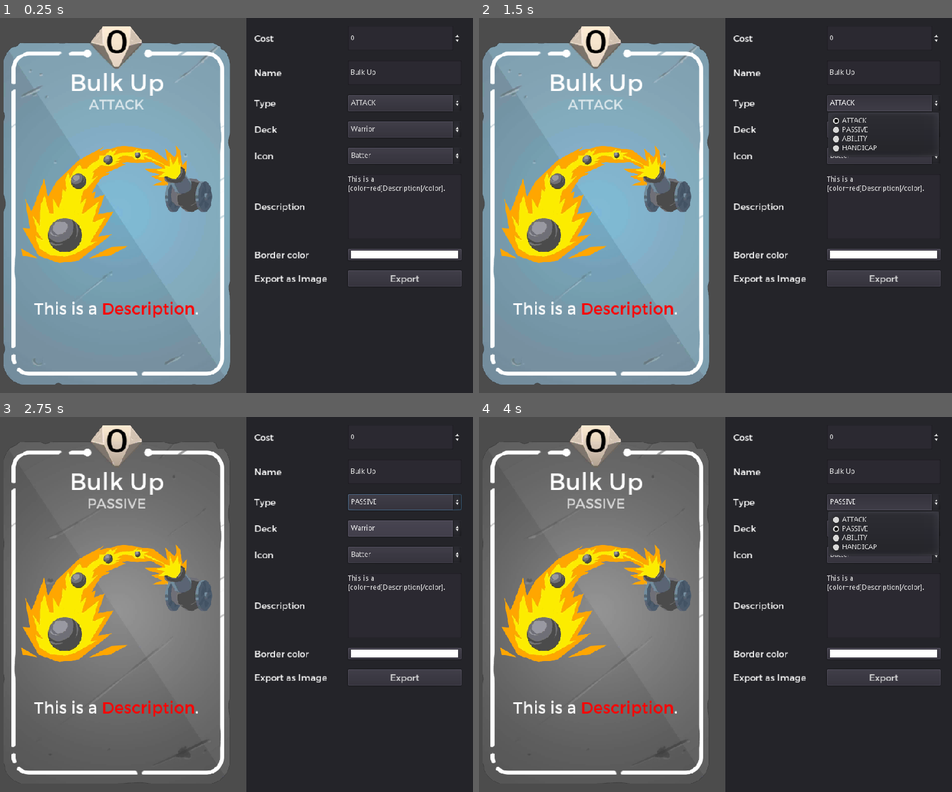
Above: before the commit, frames 1-4 (two rows, left to right).
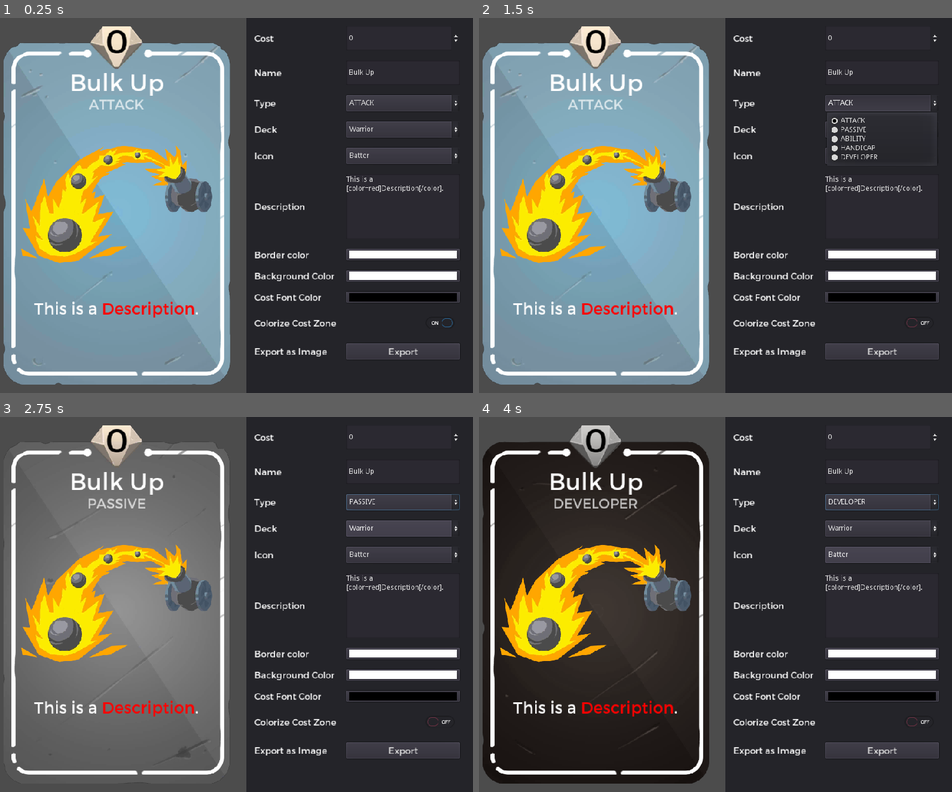
Above: after the commit, the same moments.

Repository: Blade67/DTCardEditor
Game: Godot game, scene res://Root.tscn
Two runs of this game, one before a commit and one after it. Both use one fixed random seed, a clock stepped at 60 frames per second and the inputs below.
Inputs (mouse positions are in pixels of both pictures, inside the frame that each line leads up to):
- Up to frame 1 (0.25 s): no input
- Up to frame 2 (1.5 s): click (881, 321) at 0.52 s; click "ATTACK" at 1.25 s
- Up to frame 3 (2.75 s): click "Warrior" at 2 s
- Up to frame 4 (4 s): click "PASSIVE" at 2.75 s; click "Batter" at 3.5 s

The runs differ from the first frame. In frame 1, 3.3% of the frame differs, in the area x 19-98%, y 2-92%; in frame 2, 3.5%; in frame 3, 3.3%; in frame 4, 40%, in the area x 0-98%, y 2-98%.

Commit message:
Added background color modulation.

Diff:
--- a/InputHandler.gd
+++ b/InputHandler.gd
@@ -7,6 +7,8 @@
 onready var CardIcon = $Viewport/GridContainer/Right/Panel/GridContainer/IconInput
 onready var CardDesc = $Viewport/GridContainer/Right/Panel/GridContainer/DescInput
 onready var CardBrdr = $Viewport/GridContainer/Right/Panel/GridContainer/ColrInput
+onready var CardBgrd = $Viewport/GridContainer/Right/Panel/GridContainer/BgrdInput
+onready var CardCcol = $Viewport/GridContainer/Right/Panel/GridContainer/CcolInput
 
 onready var Cost = $Viewport/GridContainer/MarginContainer/Left/Cost
 onready var Name = $Viewport/GridContainer/MarginContainer/Left/Name
@@ -17,6 +19,7 @@
 
 onready var Background = $Viewport/GridContainer/MarginContainer/Left/Background
 onready var Overlay = $Viewport/GridContainer/MarginContainer/Left/Overlay
+onready var CostOverlay = $Viewport/GridContainer/MarginContainer/Left/CostOverlay
 onready var _viewport = $Viewport
 
 func _ready() -> void:
@@ -26,6 +29,7 @@
     CardType.add_item("PASSIVE", 1)
     CardType.add_item("ABILITY", 2)
     CardType.add_item("HANDICAP", 3)
+    CardType.add_item("DEVELOPER", 4)
 
     # Deck
     CardDeck.add_item("Warrior", 0)
@@ -228,4 +232,24 @@
 
 
 func _on_ColrInput_picker_created() -> void:
-    $Viewport/GridContainer/Right/Panel/GridContainer/ColrInput.get_child(0).get_child(0).get_child(1).get_child(1).queue_free()
+    CardBrdr.get_child(0).get_child(0).get_child(1).get_child(1).queue_free()
+
+
+func _on_BgrdInput_color_changed(color: Color) -> void:
+    Background.modulate = color
+
+
+func _on_BgrdInput_picker_created() -> void:
+    CardBgrd.get_child(0).get_child(0).get_child(1).get_child(1).queue_free()
+
+
+func _on_CcolInput_color_changed(color: Color) -> void:
+    Cost.add_color_override("font_color", color)
+
+
+func _on_CcolInput_picker_created() -> void:
+    CardCcol.get_child(0).get_child(0).get_child(1).get_child(1).queue_free()
+
+
+func _on_OverInput_toggled(button_pressed: bool) -> void:
+    CostOverlay.visible = button_pressed
--- a/Root.tscn
+++ b/Root.tscn
@@ -12,6 +12,7 @@
 [ext_resource path="res://Fonts/Montserrat-Regular-Desc-Bold.res" type="DynamicFont" id=10]
 [ext_resource path="res://Fonts/Montserrat-Regular-Desc-Italic.res" type="DynamicFont" id=11]
 [ext_resource path="res://Fonts/Montserrat-Regular-Desc-Bold-Italic.res" type="DynamicFont" id=12]
+[ext_resource path="res://Cards/crystalOverlay.png" type="Texture" id=13]
 
 [node name="Root" type="ViewportContainer"]
 anchor_right = 1.0
@@ -51,6 +52,10 @@
 
 [node name="Background" type="Sprite" parent="Viewport/GridContainer/MarginContainer/Left"]
 texture = ExtResource( 2 )
+centered = false
+
+[node name="CostOverlay" type="Sprite" parent="Viewport/GridContainer/MarginContainer/Left"]
+texture = ExtResource( 13 )
 centered = false
 
 [node name="Cost" type="Label" parent="Viewport/GridContainer/MarginContainer/Left"]
@@ -134,10 +139,10 @@
 [node name="GridContainer" type="GridContainer" parent="Viewport/GridContainer/Right/Panel"]
 margin_left = 16.0
 margin_top = 16.0
-margin_right = 426.0
-margin_bottom = 436.0
+margin_right = 467.0
+margin_bottom = 574.0
 custom_constants/vseparation = 20
-custom_constants/hseparation = 40
+custom_constants/hseparation = 20
 columns = 2
 __meta__ = {
 "_edit_use_anchors_": false
@@ -145,14 +150,14 @@
 
 [node name="CardCost" type="Label" parent="Viewport/GridContainer/Right/Panel/GridContainer"]
 margin_top = 12.0
-margin_right = 146.0
+margin_right = 168.0
 margin_bottom = 35.0
 custom_fonts/font = ExtResource( 4 )
 text = "Cost"
 
 [node name="CostInput" type="SpinBox" parent="Viewport/GridContainer/Right/Panel/GridContainer"]
-margin_left = 186.0
-margin_right = 410.0
+margin_left = 188.0
+margin_right = 412.0
 margin_bottom = 48.0
 rect_min_size = Vector2( 224, 48 )
 max_value = 99.0
@@ -160,15 +165,15 @@
 
 [node name="CardName" type="Label" parent="Viewport/GridContainer/Right/Panel/GridContainer"]
 margin_top = 80.0
-margin_right = 146.0
+margin_right = 168.0
 margin_bottom = 103.0
 custom_fonts/font = ExtResource( 4 )
 text = "Name"
 
 [node name="NameInput" type="LineEdit" parent="Viewport/GridContainer/Right/Panel/GridContainer"]
-margin_left = 186.0
+margin_left = 188.0
 margin_top = 68.0
-margin_right = 410.0
+margin_right = 412.0
 margin_bottom = 116.0
 rect_min_size = Vector2( 0, 48 )
 text = "Bulk Up"
@@ -178,57 +183,57 @@
 
 [node name="CardType" type="Label" parent="Viewport/GridContainer/Right/Panel/GridContainer"]
 margin_top = 140.0
-margin_right = 146.0
+margin_right = 168.0
 margin_bottom = 163.0
 custom_fonts/font = ExtResource( 4 )
 text = "Type"
 
 [node name="TypeInput" type="OptionButton" parent="Viewport/GridContainer/Right/Panel/GridContainer"]
-margin_left = 186.0
+margin_left = 188.0
 margin_top = 136.0
-margin_right = 410.0
+margin_right = 412.0
 margin_bottom = 168.0
 rect_min_size = Vector2( 0, 32 )
 
 [node name="CardDeck" type="Label" parent="Viewport/GridContainer/Right/Panel/GridContainer"]
 margin_top = 192.0
-margin_right = 146.0
+margin_right = 168.0
 margin_bottom = 215.0
 custom_fonts/font = ExtResource( 4 )
 text = "Deck"
 
 [node name="DeckInput" type="OptionButton" parent="Viewport/GridContainer/Right/Panel/GridContainer"]
-margin_left = 186.0
+margin_left = 188.0
 margin_top = 188.0
-margin_right = 410.0
+margin_right = 412.0
 margin_bottom = 220.0
 rect_min_size = Vector2( 0, 32 )
 
 [node name="CardIcon" type="Label" parent="Viewport/GridContainer/Right/Panel/GridContainer"]
 margin_top = 244.0
-margin_right = 146.0
+margin_right = 168.0
 margin_bottom = 267.0
 custom_fonts/font = ExtResource( 4 )
 text = "Icon"
 
 [node name="IconInput" type="OptionButton" parent="Viewport/GridContainer/Right/Panel/GridContainer"]
-margin_left = 186.0
+margin_left = 188.0
 margin_top = 240.0
-margin_right = 410.0
+margin_right = 412.0
 margin_bottom = 272.0
 rect_min_size = Vector2( 0, 32 )
 
 [node name="CardDesc" type="Label" parent="Viewport/GridContainer/Right/Panel/GridContainer"]
 margin_top = 344.0
-margin_right = 146.0
+margin_right = 168.0
 margin_bottom = 367.0
 custom_fonts/font = ExtResource( 4 )
 text = "Description"
 
 [node name="DescInput" type="TextEdit" parent="Viewport/GridContainer/Right/Panel/GridContainer"]
-margin_left = 186.0
+margin_left = 188.0
 margin_top = 292.0
-margin_right = 410.0
+margin_right = 412.0
 margin_bottom = 420.0
 rect_min_size = Vector2( 0, 128 )
 text = "This is a [color=red]Description[/color]."
@@ -237,31 +242,74 @@
 
 [node name="CardBrdr" type="Label" parent="Viewport/GridContainer/Right/Panel/GridContainer"]
 margin_top = 440.0
-margin_right = 146.0
+margin_right = 168.0
 margin_bottom = 463.0
 custom_fonts/font = ExtResource( 4 )
 text = "Border color"
 
 [node name="ColrInput" type="ColorPickerButton" parent="Viewport/GridContainer/Right/Panel/GridContainer"]
-margin_left = 186.0
+margin_left = 188.0
 margin_top = 440.0
-margin_right = 410.0
+margin_right = 412.0
 margin_bottom = 463.0
 shortcut_in_tooltip = false
 color = Color( 1, 1, 1, 1 )
 
+[node name="CardBgrd" type="Label" parent="Viewport/GridContainer/Right/Panel/GridContainer"]
+margin_top = 483.0
+margin_right = 168.0
+margin_bottom = 506.0
+custom_fonts/font = ExtResource( 4 )
+text = "Background Color"
+
+[node name="BgrdInput" type="ColorPickerButton" parent="Viewport/GridContainer/Right/Panel/GridContainer"]
+margin_left = 188.0
+margin_top = 483.0
+margin_right = 412.0
+margin_bottom = 506.0
+shortcut_in_tooltip = false
+color = Color( 1, 1, 1, 1 )
+
+[node name="CardCcol" type="Label" parent="Viewport/GridContainer/Right/Panel/GridContainer"]
+margin_top = 526.0
+margin_right = 168.0
+margin_bottom = 549.0
+custom_fonts/font = ExtResource( 4 )
+text = "Cost Font Color"
+
+[node name="CcolInput" type="ColorPickerButton" parent="Viewport/GridContainer/Right/Panel/GridContainer"]
+margin_left = 188.0
+margin_top = 526.0
+margin_right = 412.0
+margin_bottom = 549.0
+shortcut_in_tooltip = false
+
+[node name="CardOver" type="Label" parent="Viewport/GridContainer/Right/Panel/GridContainer"]
+margin_top = 577.0
+margin_right = 168.0
+margin_bottom = 600.0
+custom_fonts/font = ExtResource( 4 )
+text = "Colorize Cost Zone"
+
+[node name="OverInput" type="CheckButton" parent="Viewport/GridContainer/Right/Panel/GridContainer"]
+margin_left = 188.0
+margin_top = 569.0
+margin_right = 412.0
+margin_bottom = 609.0
+pressed = true
+
 [node name="CardExport" type="Label" parent="Viewport/GridContainer/Right/Panel/GridContainer"]
-margin_top = 487.0
-margin_right = 146.0
-margin_bottom = 510.0
+margin_top = 633.0
+margin_right = 168.0
+margin_bottom = 656.0
 custom_fonts/font = ExtResource( 4 )
 text = "Export as Image"
 
 [node name="Export" type="Button" parent="Viewport/GridContainer/Right/Panel/GridContainer"]
-margin_left = 186.0
-margin_top = 483.0
-margin_right = 410.0
-margin_bottom = 515.0
+margin_left = 188.0
+margin_top = 629.0
+margin_right = 412.0
+margin_bottom = 661.0
 rect_min_size = Vector2( 0, 32 )
 custom_fonts/font = ExtResource( 4 )
 text = "Export"
@@ -273,4 +321,9 @@
 [connection signal="text_changed" from="Viewport/GridContainer/Right/Panel/GridContainer/DescInput" to="." method="_on_DescInput_text_changed"]
 [connection signal="color_changed" from="Viewport/GridContainer/Right/Panel/GridContainer/ColrInput" to="." method="_on_ColorPicker_color_changed"]
 [connection signal="picker_created" from="Viewport/GridContainer/Right/Panel/GridContainer/ColrInput" to="." method="_on_ColrInput_picker_created"]
+[connection signal="color_changed" from="Viewport/GridContainer/Right/Panel/GridContainer/BgrdInput" to="." method="_on_BgrdInput_color_changed"]
+[connection signal="picker_created" from="Viewport/GridContainer/Right/Panel/GridContainer/BgrdInput" to="." method="_on_BgrdInput_picker_created"]
+[connection signal="color_changed" from="Viewport/GridContainer/Right/Panel/GridContainer/CcolInput" to="." method="_on_CcolInput_color_changed"]
+[connection signal="picker_created" from="Viewport/GridContainer/Right/Panel/GridContainer/CcolInput" to="." method="_on_CcolInput_picker_created"]
+[connection signal="toggled" from="Viewport/GridContainer/Right/Panel/GridContainer/OverInput" to="." method="_on_OverInput_toggled"]
 [connection signal="pressed" from="Viewport/GridContainer/Right/Panel/GridContainer/Export" to="." method="_on_Export_pressed"]
Binary file added: Cards/crystalOverlay.png
Not shown, added: Cards/crystalOverlay.png.import
Binary file added: Cards/developerCardTemplate.png
Not shown, added: Cards/developerCardTemplate.png.import
Not shown: 1 places in Root.tscn that only renumber resources
Not shown, changed: export_presets.cfg
